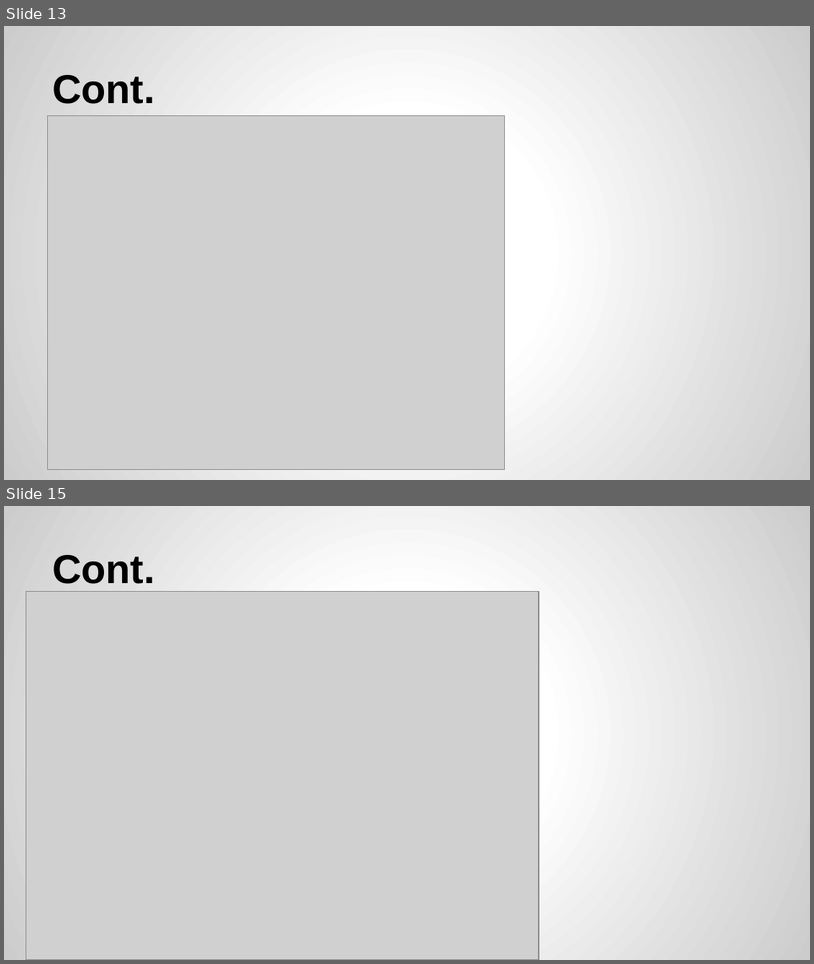
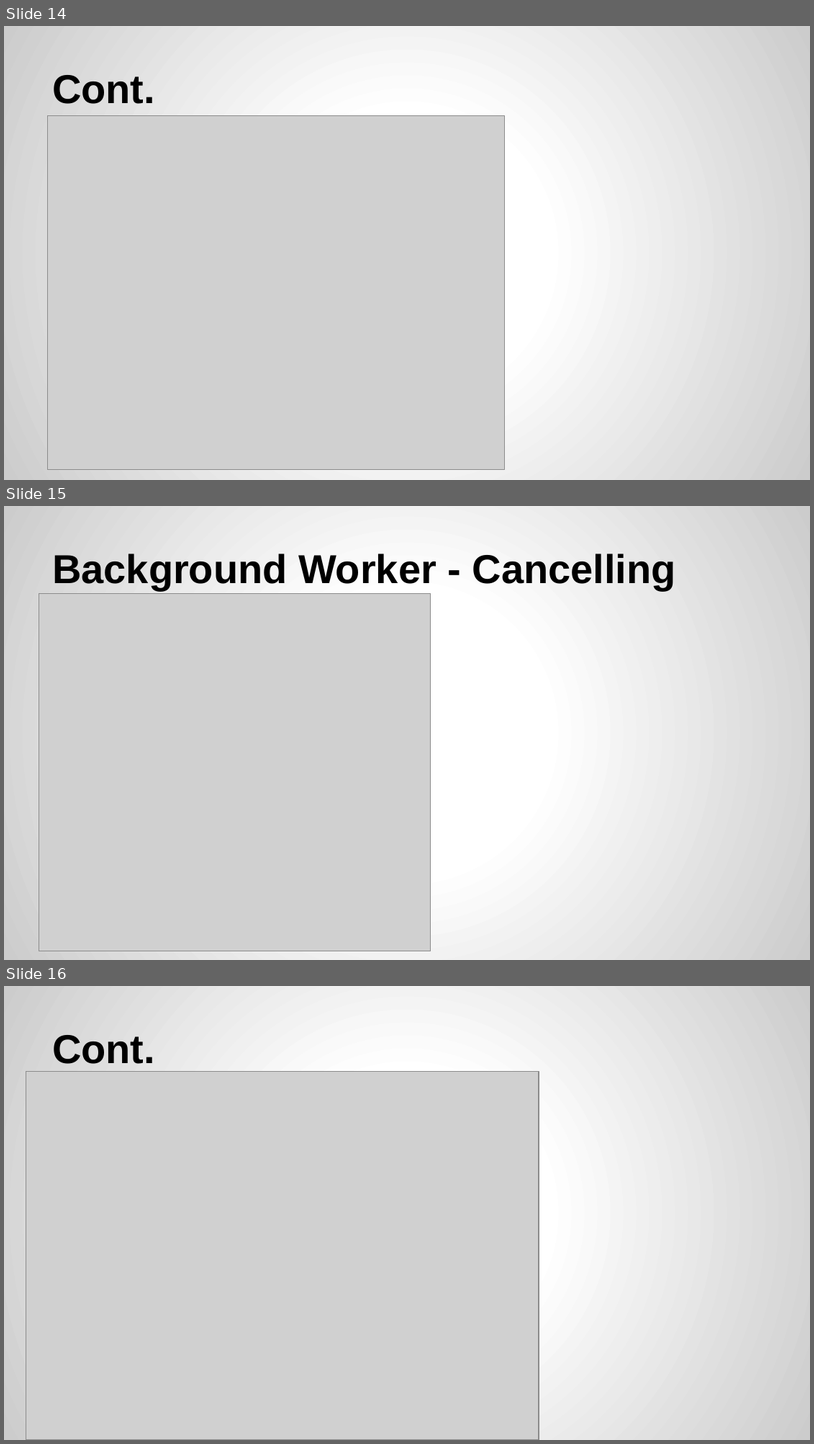
Before and after one commit to CSharpDevConnect/CSharpThreading01, a slide deck: C# Threading.pptx. Shown one above the other, each under a label of ours: slides 13 and 15 before the commit, slides 14, 15 and 16 after it; the slides between them are not shown. The pictures are 814x964 and 814x1444 pixels, drawn with LibreOffice and Linux fonts; fonts in the diff are those of the drawing; grey boxes stand for pictures. Boxes give left, top, right and bottom in pixels: in the first picture for what was removed or moved away, otherwise in the second. Text is boxed around its words. In the diff, an @@ line names an element or a change of style, - is before the commit and + after.

```diff
--- a/C# Threading.pptx
+++ b/C# Threading.pptx
@@ slide 15 added at box(4, 506, 810, 960), background gradient #FFFFFF to #CCCCCC @@
@@ title added at box(52, 554, 676, 590), 36 pt, text #000000, bold @@
+Background Worker - Cancelling
@@ picture added at box(39, 593, 432, 950) @@
@@ what was slide 13 is now slide 14 @@
@@ what was slide 15 is now slide 16 @@
```
Also in this commit, not shown: 1 slide changed, 2 other slides added, 1 slide removed.
